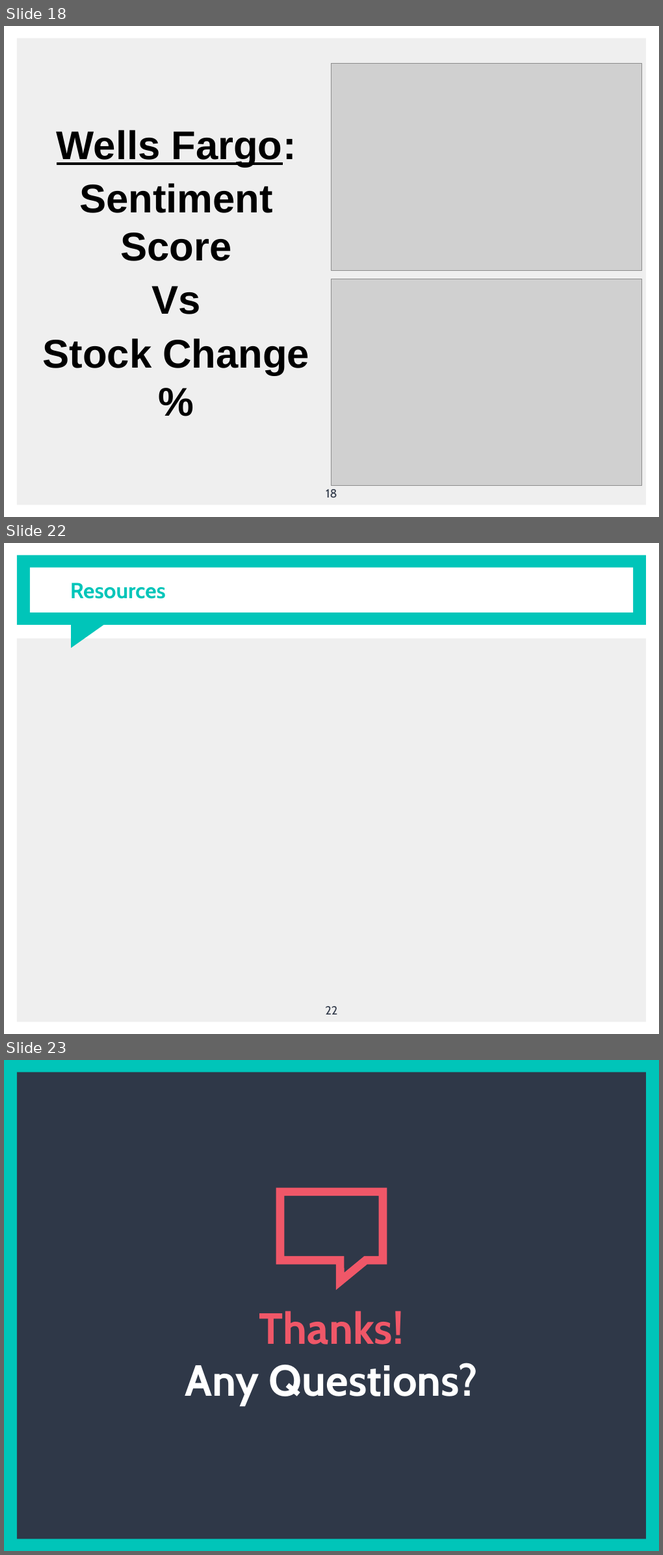
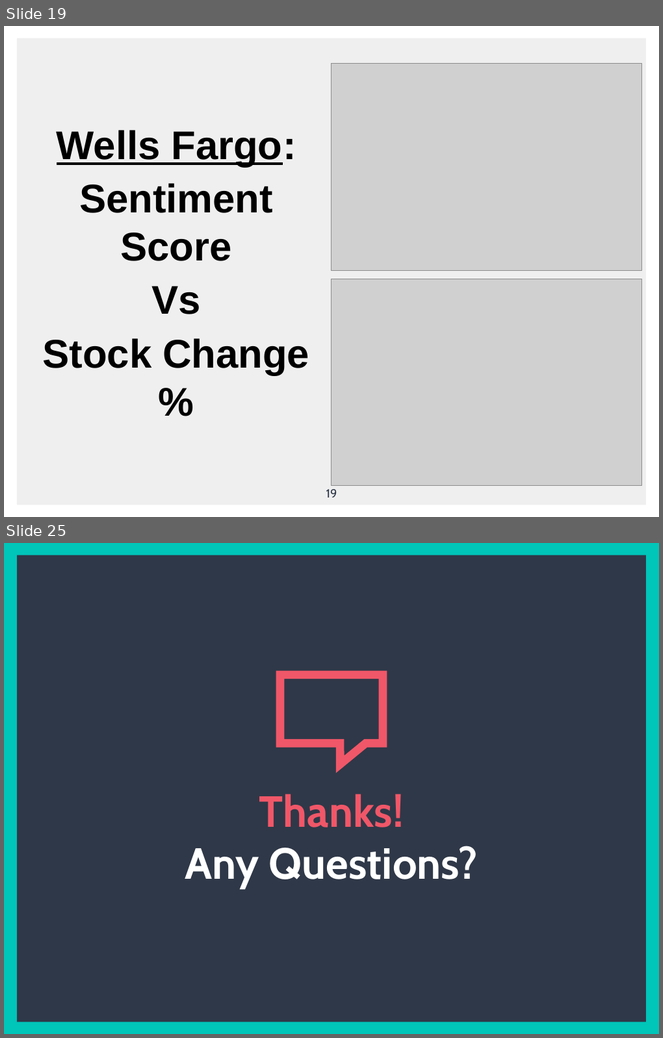
Before and after one commit to jsialcalde/news_project, a slide deck: News Project Presentation.pptx. Shown one above the other, each under a label of ours: slides 18, 22 and 23 before the commit, slides 19 and 25 after it; the slides between them are not shown. The pictures are 663x1555 and 663x1038 pixels, drawn with LibreOffice and Linux fonts; fonts in the diff are those of the drawing; grey boxes stand for pictures. Boxes give left, top, right and bottom in pixels: in the first picture for what was removed or moved away, otherwise in the second. Text is boxed around its words. In the diff, an @@ line names an element or a change of style, - is before the commit and + after.

```diff
--- a/News Project Presentation.pptx
+++ b/News Project Presentation.pptx
@@ slide 22 removed at bbox=[4, 543, 659, 1034], background #FFFFFF @@
@@ rectangle removed at bbox=[17, 555, 646, 624] @@
@@ rectangle removed at bbox=[30, 567, 634, 613] @@
@@ title removed at bbox=[70, 583, 166, 599] @@
-Resources
@@ right triangle removed at bbox=[70, 616, 116, 648] @@
@@ rectangle removed at bbox=[17, 639, 646, 1023] @@
@@ page number removed at bbox=[325, 1006, 337, 1015] @@
-22
@@ what was slide 18 is now slide 19 @@
@@ page number at bbox=[326, 489, 337, 498]: text changed @@
-18
+19
@@ what was slide 23 is now slide 25 @@
```
Also in this commit, not shown: 2 slides changed, 7 slides added, 4 other slides removed.
